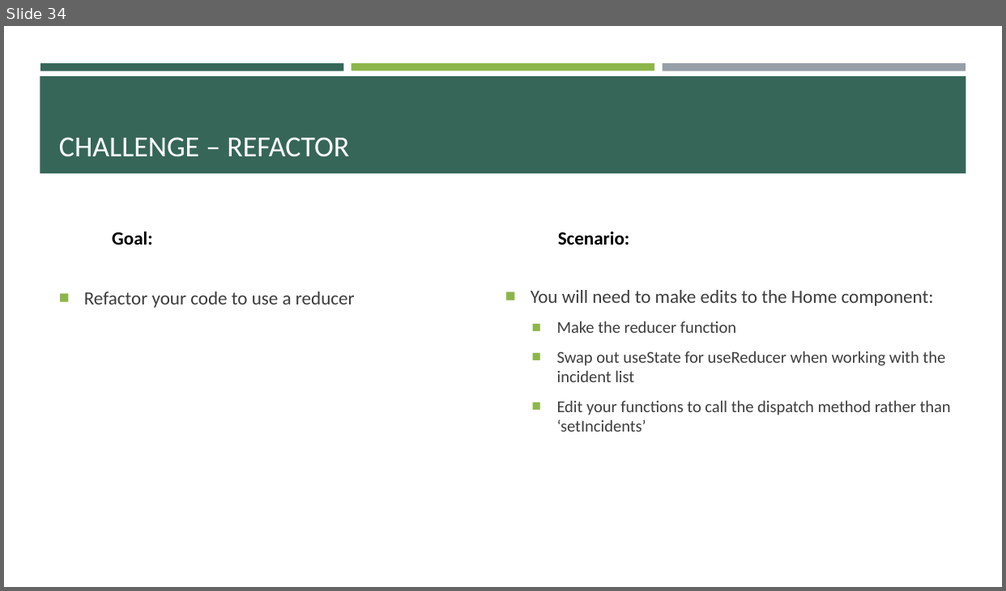
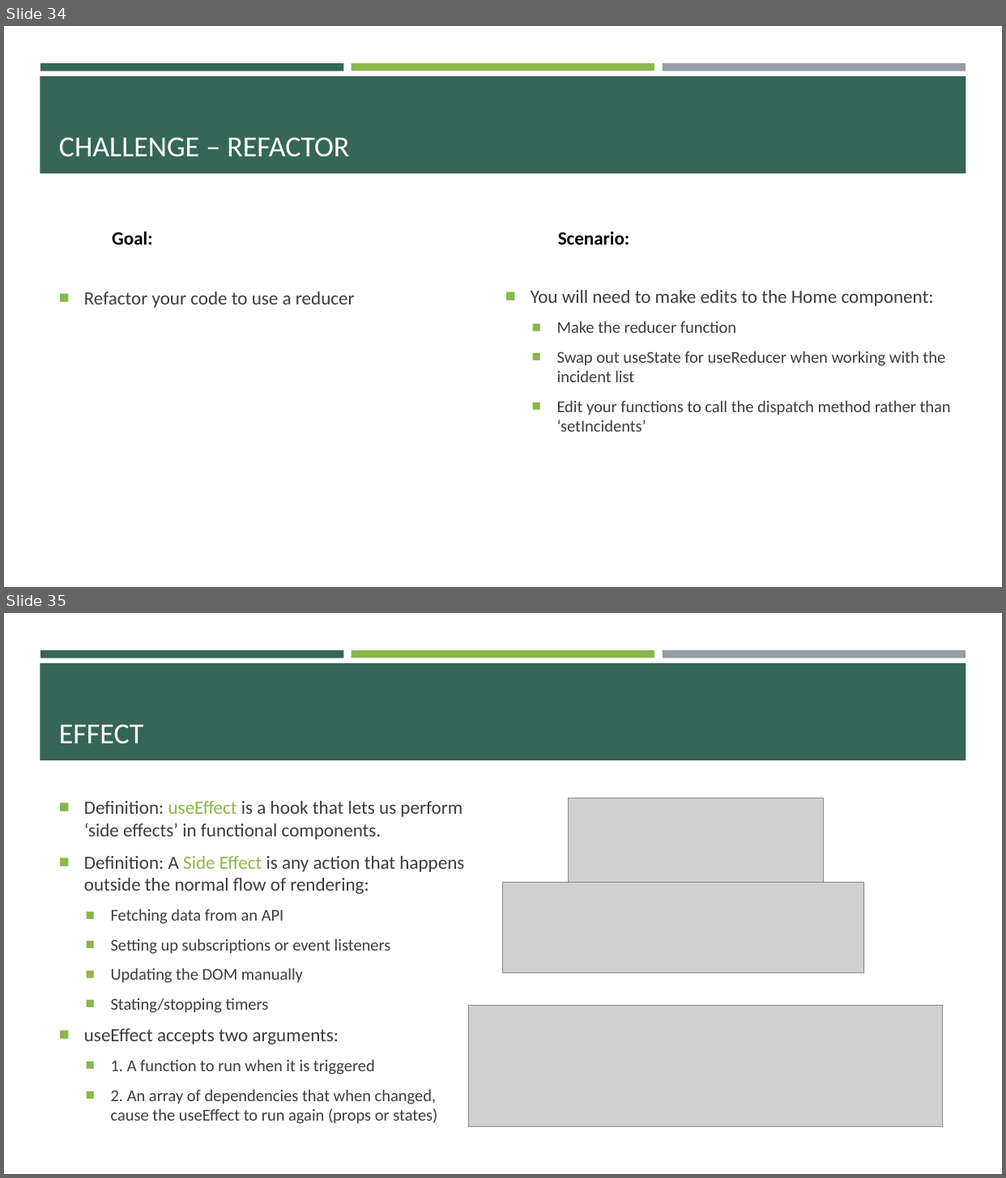
Before and after one commit to e-m-wilson/SNOW, a slide deck: Week_2/React.pptx. Shown one above the other, each under a label of ours: slide 34 before the commit, slides 34 and 35 after it. The pictures are 1006x591 and 1006x1178 pixels, drawn with LibreOffice and Linux fonts; fonts in the diff are those of the drawing; grey boxes stand for pictures. Boxes give left, top, right and bottom in pixels: in the first picture for what was removed or moved away, otherwise in the second. Text is boxed around its words. In the diff, an @@ line names an element or a change of style, - is before the commit and + after.

```diff
--- a/Week_2/React.pptx
+++ b/Week_2/React.pptx
@@ slide 35 added at <box>4,613,1002,1174</box>, background #FFFFFF; not listed: 4 template elements that a slide beside it also shows @@
@@ title added at <box>59,724,143,744</box>, 28 pt, text #FFFFFF @@
+EFFECT
@@ text added at <box>84,801,464,1124</box>, 16 pt, text #3D3D3D @@
+■ Definition: useEffect is a hook that lets us perform ‘side effects’ in functional components.
+■ Definition: A Side Effect is any action that happens outside the normal flow of rendering:
+  ■ Fetching data from an API
+  ■ Setting up subscriptions or event listeners
+  ■ Updating the DOM manually
+  ■ Stating/stopping timers
+■ useEffect accepts two arguments:
+  ■ 1. A function to run when it is triggered
+  ■ 2. An array of dependencies that when changed, cause the useEffect to run again (props or states)
@@ picture added at <box>568,798,824,891</box> @@
@@ picture added at <box>503,883,864,973</box> @@
@@ picture added at <box>469,1005,942,1127</box> @@
```
Also in this commit, not shown: 5 slides changed, 8 other slides added.
